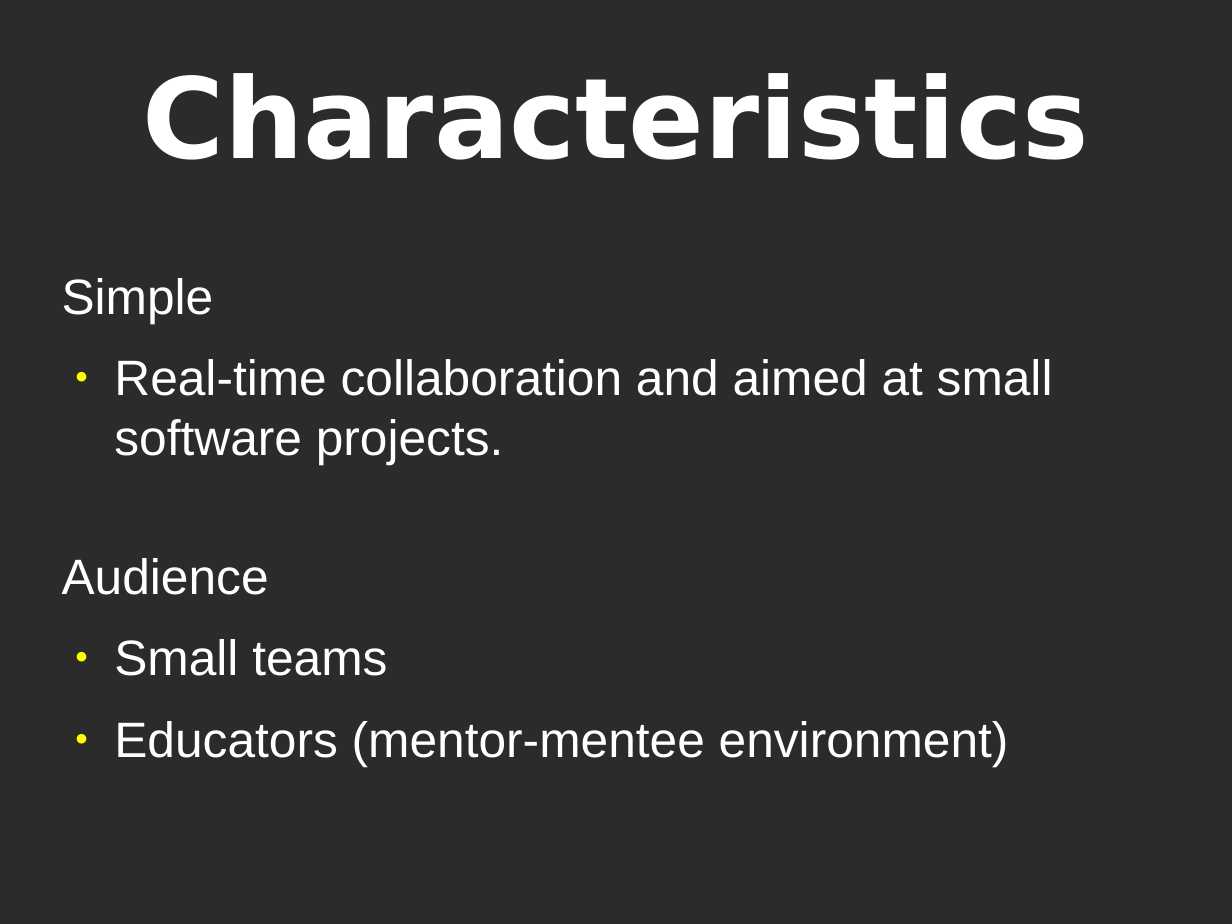
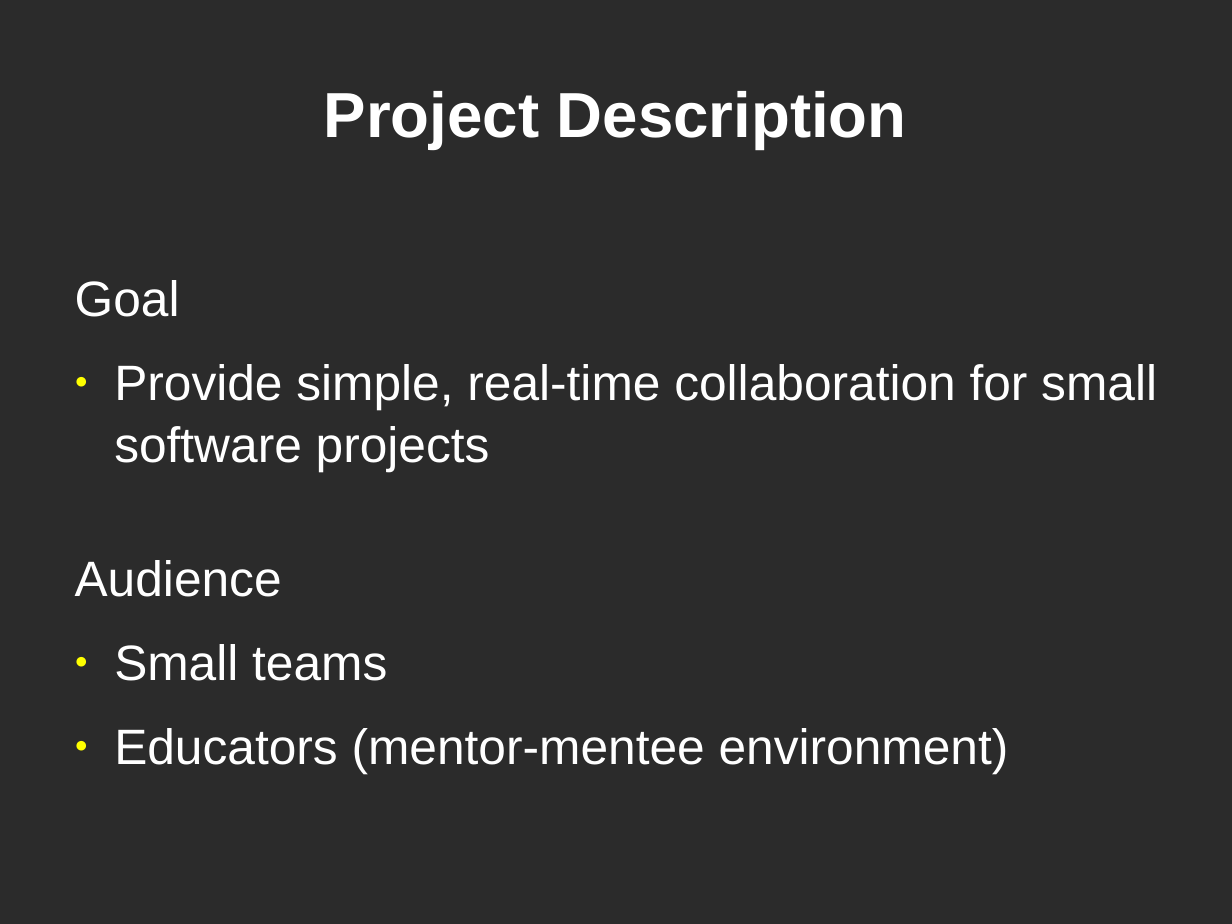
Before and after one commit to CoNetPad/CoNetPad, a slide deck: slide 5 of docs/Deliverable1/Presentation/Presentation1.odp (slide 3 before the commit). Drawn at 1232x924 pixels with LibreOffice and Linux fonts; fonts in the diff are those of the drawing; background and template pictures are left out; a plain dark background stands for a picture behind light text. Boxes give left, top, right and bottom in pixels: in the first picture for what was removed or moved away, otherwise in the second. Text is boxed around its words. In the diff, an @@ line names an element or a change of style, - is before the commit and + after.

Commit message:
Added Project Plan section to presentation. Minor edits of other sections.

```diff
--- a/docs/Deliverable1/Presentation/Presentation1.odp
+++ b/docs/Deliverable1/Presentation/Presentation1.odp
@@ title at (324, 91, 907, 149): text changed; size 72 to 41 pt; font DejaVu Sans to Arial @@
-Characteristics
+Project Description
@@ text at (75, 280, 1157, 472): text changed @@
-Simple
-● Real-time collaboration and aimed at small software projects.
+Goal
+● Provide simple, real-time collaboration for small software projects
@@ text "Audience" at (75, 560, 1009, 774): indent changed; line spacing 1 to 1.04 @@
```
Also in this commit, not shown: 13 other slides changed, 3 slides added, 2 slides removed, 1 other file.
